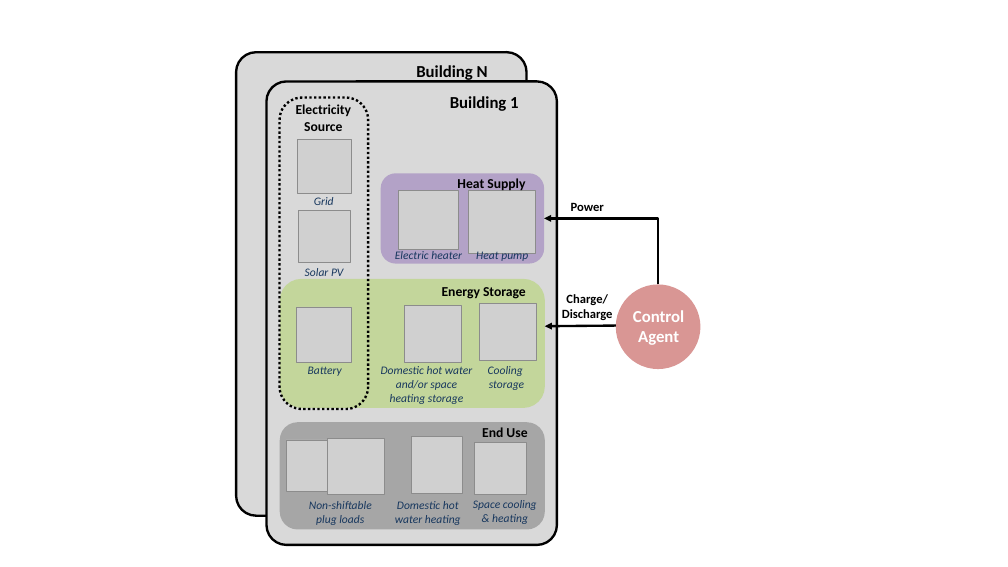
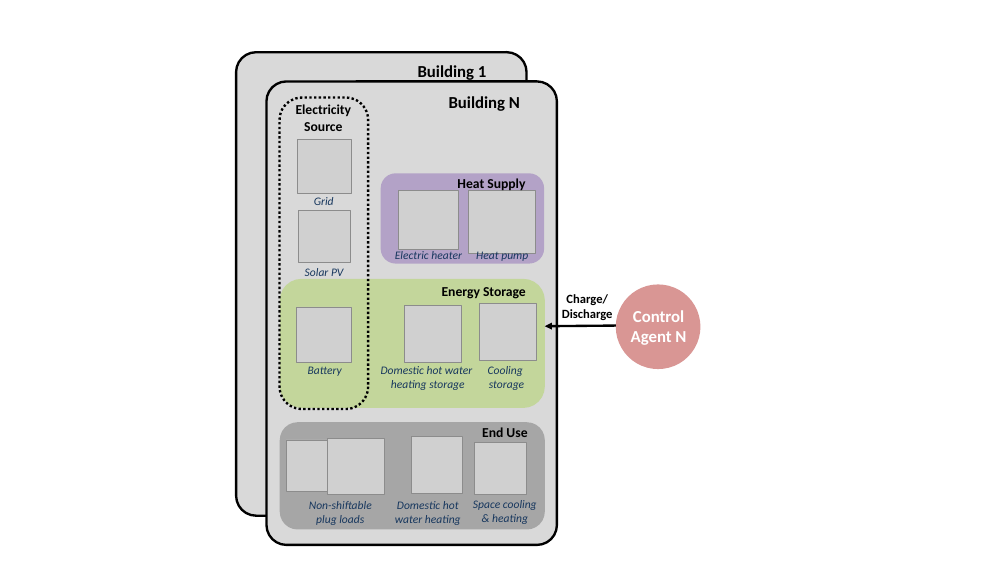
Before and after one commit to intelligent-environments-lab/CityLearn, a slide deck: slide 2 of assets/images/citylearn_systems.pptx. Drawn at 1008x567 pixels with LibreOffice and Linux fonts; fonts in the diff are those of the drawing; grey boxes stand for pictures. Boxes give left, top, right and bottom in pixels: in the first picture for what was removed or moved away, otherwise in the second. Text is boxed around its words. In the diff, an @@ line names an element or a change of style, - is before the commit and + after.

```diff
--- a/assets/images/citylearn_systems.pptx
+++ b/assets/images/citylearn_systems.pptx
@@ text at box(418, 65, 486, 82): text changed @@
-Building N
+Building 1
@@ text at box(449, 96, 520, 111): text changed @@
-Building 1
+Building N
@@ text removed at box(571, 202, 604, 211) @@
-Power
@@ elbow arrow removed from (659, 284) to (544, 219) @@
@@ text at box(631, 310, 686, 345): text changed @@
-Control
-Agent
+Control
+Agent N
@@ text at box(381, 366, 472, 390): text changed @@
-Domestic hot water and/or space heating storage
+Domestic hot water heating storage
```
Also in this commit, not shown: 1 other slide changed, 1 other file.
